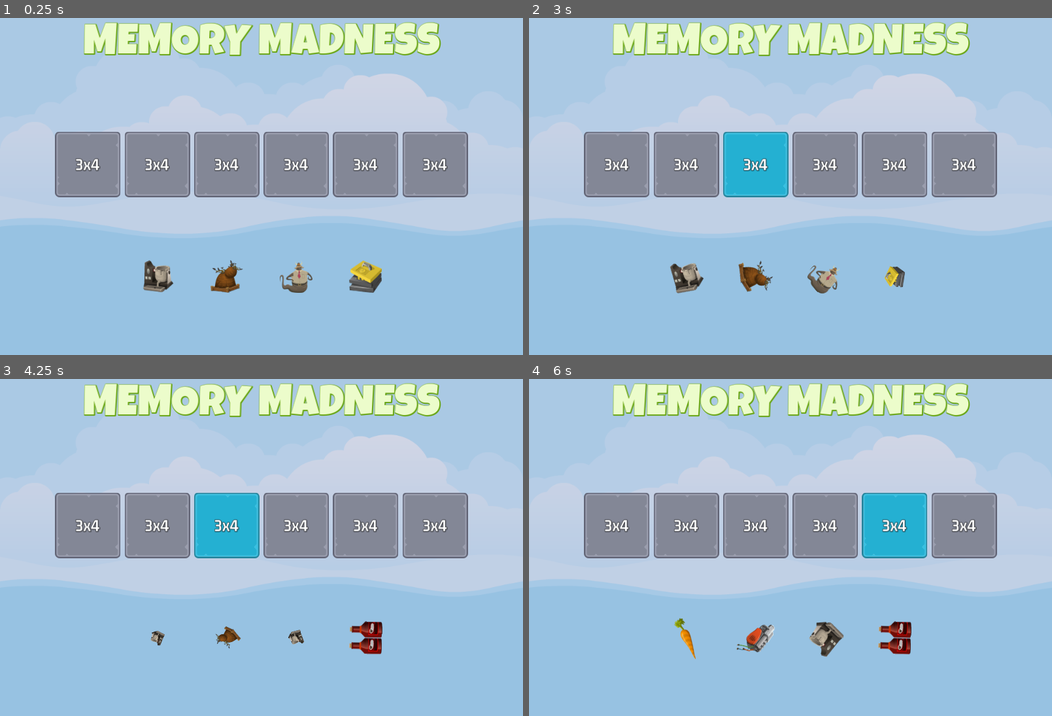
Above: before the commit, frames 1-4 (two rows, left to right).
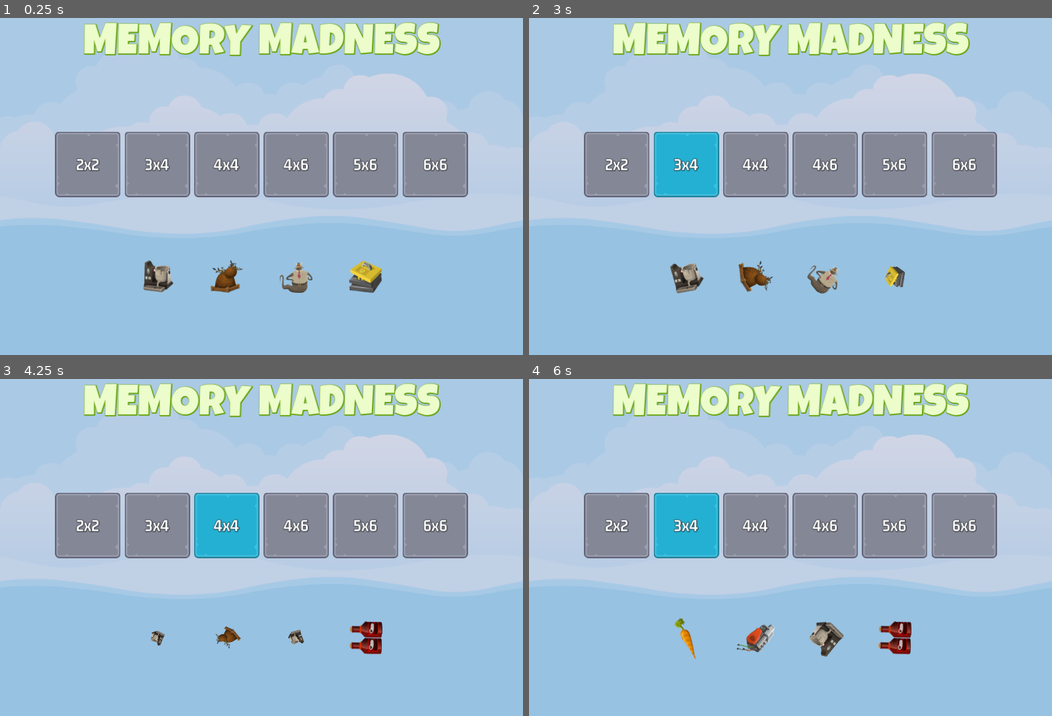
Above: after the commit, the same moments.

Repository: Nathan-Mrx/memoryMadness
Game: Godot game, scene res://master_scene/master_scene.tscn
The game is run twice, just before and just after one commit, with the same random seed, the same clock (stepped at 60 frames per second) and the same inputs.
Inputs (mouse positions are in pixels of both pictures, inside the frame that each line leads up to):
- Up to frame 1 (0.25 s): no input
- Up to frame 2 (3 s): click "3x4" at 0.5 s; click "3x4" (after the commit: "2x2") at 1.25 s; click "3x4" at 2 s; click "3x4" at 2.75 s
- Up to frame 3 (4.25 s): click (224, 523) at 3.5 s, where only the run after the commit has a clickable "4x4"
- Up to frame 4 (6 s): click "3x4" at 4.25 s; click (827, 523) at 5 s, where only the run after the commit has a clickable "4x6"; click "3x4" at 5.75 s

The runs differ from the first frame. In frame 1, 0.5% of the frame differs, in the area x 14-86%, y 41-46%; in frame 2, 5.1%; in frame 3, 0.5%; in frame 4, 5.1%, in the area x 14-86%, y 33-54%.

Commit message:
feat: buttons playing sound and displaying the right size

Diff:
--- a/level_button/level_button.gd
+++ b/level_button/level_button.gd
@@ -8,9 +8,13 @@
 
 # Called when the node enters the scene tree for the first time.
 func _ready():
-	label.text = "3x4"
+	pass
+
+func set_level_number(level_num: int)-> void:
+	_level_number = level_num
+	var l_data = GameManager.LEVELS[_level_number]
+	label.text = "%sx%s" % [l_data.rows, l_data.cols]
 
 
-# Called every frame. 'delta' is the elapsed time since the previous frame.
-func _process(delta):
-	pass
+func _on_pressed():
+	SoundManager.play_button_click(sound)
--- a/level_button/level_button.tscn
+++ b/level_button/level_button.tscn
@@ -37,3 +37,5 @@
 vertical_alignment = 1
 
 [node name="Sound" type="AudioStreamPlayer" parent="."]
+
+[connection signal="pressed" from="." to="." method="_on_pressed"]
--- /dev/null
+++ b/main_screen/main_screen.gd
@@ -0,0 +1,19 @@
+extends Control
+
+@export var level_button_scene: PackedScene
+
+@onready var hb_levels = $VB/HBLevels
+
+# Called when the node enters the scene tree for the first time.
+func _ready():
+	setup_grid()
+
+
+func setup_grid()-> void:
+	for level in GameManager.LEVELS:
+		create_level_button(level)
+
+func create_level_button(ln: int)-> void:
+	var new_lb = level_button_scene.instantiate()
+	hb_levels.add_child(new_lb)
+	new_lb.set_level_number(ln)
--- a/main_screen/main_screen.tscn
+++ b/main_screen/main_screen.tscn
@@ -1,5 +1,6 @@
-[gd_scene load_steps=5 format=3 uid="uid://d35xa1eturvri"]
+[gd_scene load_steps=6 format=3 uid="uid://d35xa1eturvri"]
 
+[ext_resource type="Script" path="res://main_screen/main_screen.gd" id="1_o6i8i"]
 [ext_resource type="FontFile" uid="uid://cjcht35xsmsj3" path="res://assets/fonts/LuckiestGuy-Regular.ttf" id="1_sost6"]
 [ext_resource type="PackedScene" uid="uid://o3bbgioeutgl" path="res://front_sprite/front_sprite.tscn" id="2_7ww7w"]
 [ext_resource type="PackedScene" uid="uid://b68c8kb5mrqud" path="res://level_button/level_button.tscn" id="2_vu4cn"]
@@ -18,6 +19,8 @@
 anchor_bottom = 1.0
 grow_horizontal = 2
 grow_vertical = 2
+script = ExtResource("1_o6i8i")
+level_button_scene = ExtResource("2_vu4cn")
 
 [node name="ColorRect" type="ColorRect" parent="."]
 layout_mode = 1
@@ -56,24 +59,6 @@
 size_flags_horizontal = 4
 theme_override_constants/separation = 8
 
-[node name="LevelButton" parent="VB/HBLevels" instance=ExtResource("2_vu4cn")]
-layout_mode = 2
-
-[node name="LevelButton2" parent="VB/HBLevels" instance=ExtResource("2_vu4cn")]
-layout_mode = 2
-
-[node name="LevelButton3" parent="VB/HBLevels" instance=ExtResource("2_vu4cn")]
-layout_mode = 2
-
-[node name="LevelButton4" parent="VB/HBLevels" instance=ExtResource("2_vu4cn")]
-layout_mode = 2
-
-[node name="LevelButton5" parent="VB/HBLevels" instance=ExtResource("2_vu4cn")]
-layout_mode = 2
-
-[node name="LevelButton6" parent="VB/HBLevels" instance=ExtResource("2_vu4cn")]
-layout_mode = 2
-
 [node name="Spacer2" type="Control" parent="VB"]
 layout_mode = 2
 size_flags_vertical = 3
--- a/project.godot
+++ b/project.godot
@@ -19,6 +19,8 @@
 [autoload]
 
 ImageManager="*res://singletons/image_manager.gd"
+SoundManager="*res://singletons/sound_manager.gd"
+GameManager="*res://singletons/game_manager.gd"
 
 [display]
 
--- /dev/null
+++ b/singletons/game_manager.gd
@@ -0,0 +1,10 @@
+extends Node
+
+const LEVELS: Dictionary = {
+	1: { "rows": 2, "cols": 2 },
+	2: { "rows": 3, "cols": 4 },
+	3: { "rows": 4, "cols": 4 },
+	4: { "rows": 4, "cols": 6 },
+	5: { "rows": 5, "cols": 6 },
+	6: { "rows": 6, "cols": 6 }
+}
--- /dev/null
+++ b/singletons/sound_manager.gd
@@ -0,0 +1,30 @@
+extends Node
+
+const SOUND_MAIN_MENU = "main"
+const SOUND_IN_GAME = "ingame"
+const SOUND_SUCCESS = "success"
+const SOUND_GAME_OVER = "gameover"
+const SOUND_SELECT_TILE = "tile"
+const SOUND_SELECT_BUTTON = "button"
+
+
+const SOUNDS = {
+	SOUND_MAIN_MENU: preload("res://assets/sounds/bgm_action_3.mp3"),
+	SOUND_IN_GAME: preload("res://assets/sounds/bgm_action_4.mp3"),
+	SOUND_SUCCESS: preload("res://assets/sounds/sfx_sounds_fanfare3.wav"),
+	SOUND_GAME_OVER: preload("res://assets/sounds/sfx_sounds_powerup12.wav"),
+	SOUND_SELECT_TILE: preload("res://assets/sounds/sfx_sounds_impact1.wav"),
+	SOUND_SELECT_BUTTON: preload("res://assets/sounds/sfx_sounds_impact7.wav")
+}
+
+
+func play_sound(player: AudioStreamPlayer, key: String)-> void:
+	if not SOUNDS.has(key):
+		return
+
+	player.stop()
+	player.stream = SOUNDS[key]
+	player.play()
+
+func play_button_click(player: AudioStreamPlayer)-> void:
+	play_sound(player, SOUND_SELECT_BUTTON)
